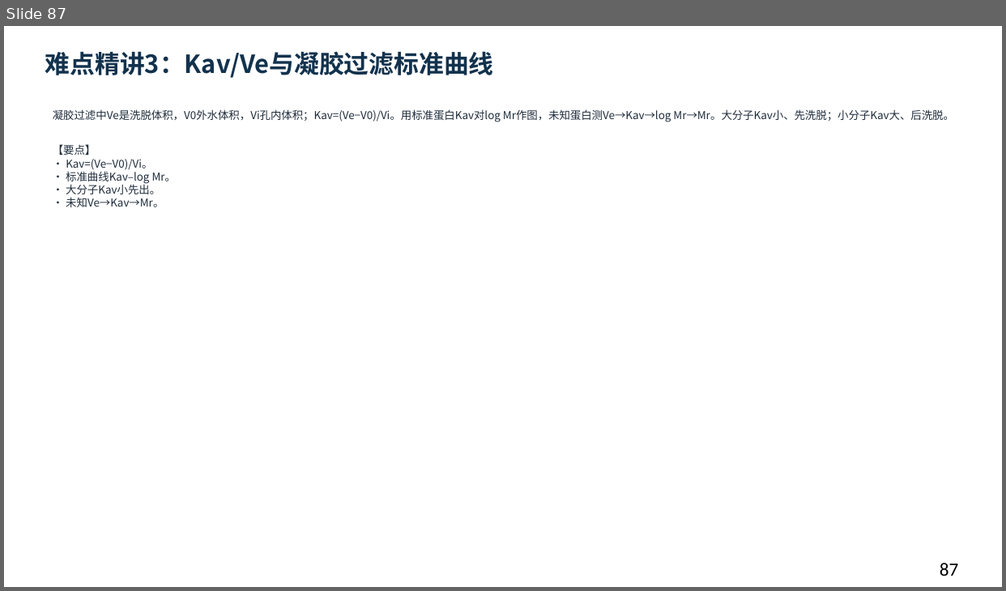
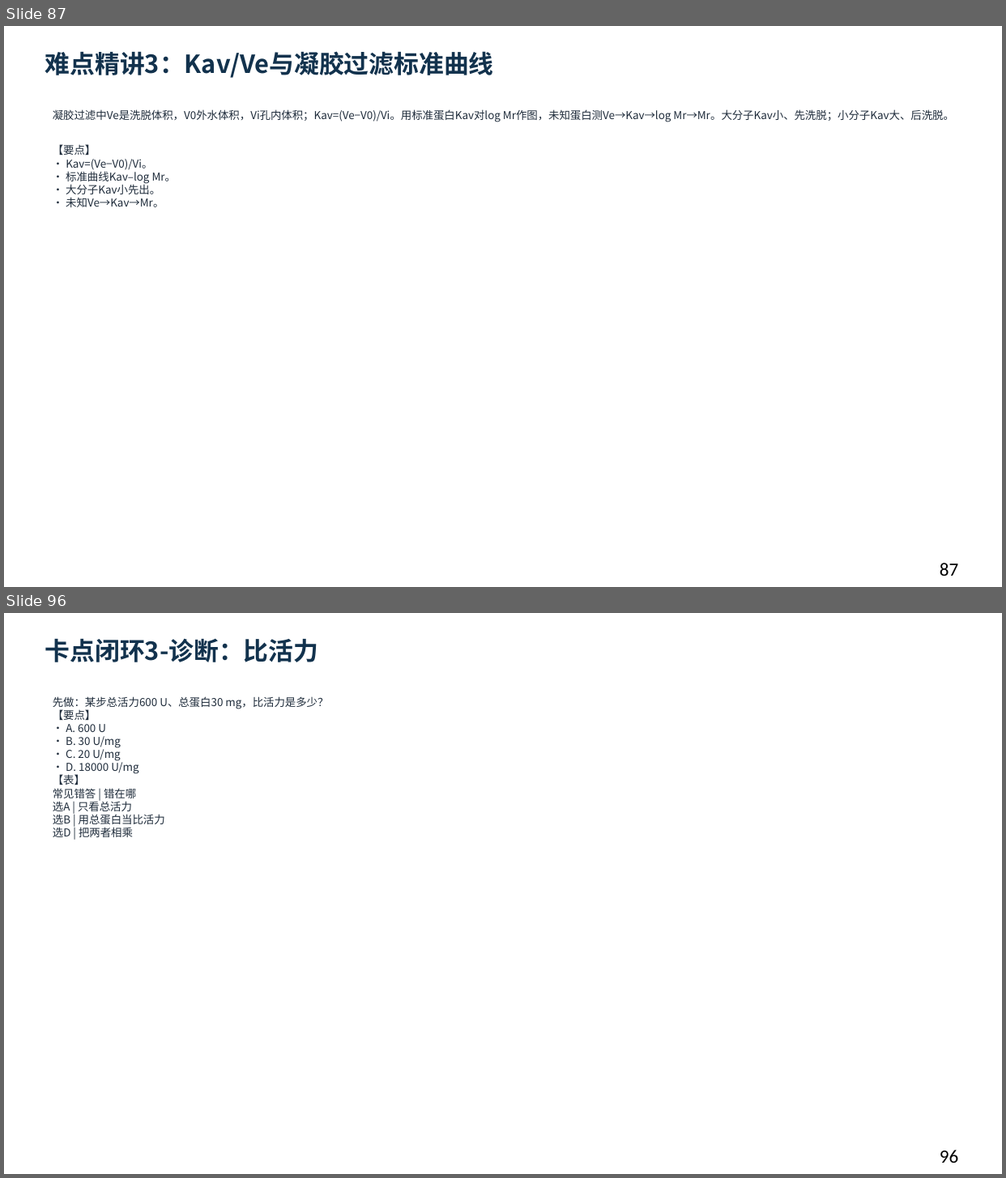
Before and after one commit to newkan-li/Biochemistry, a slide deck: downloads/bc05-ai-style.pptx. Shown one above the other, each under a label of ours: slide 87 before the commit, slides 87 and 96 after it; the slides between them are not shown. The pictures are 1006x591 and 1006x1178 pixels, drawn with LibreOffice and Linux fonts; fonts in the diff are those of the drawing. Boxes give left, top, right and bottom in pixels: in the first picture for what was removed or moved away, otherwise in the second. Text is boxed around its words. In the diff, an @@ line names an element or a change of style, - is before the commit and + after.

```diff
--- a/downloads/bc05-ai-style.pptx
+++ b/downloads/bc05-ai-style.pptx
@@ slide 96 added at bbox=[4, 613, 1002, 1174], background #FFFFFF @@
@@ text added at bbox=[45, 638, 319, 662], 24 pt, text #12324D, bold @@
+卡点闭环3-诊断：比活力
@@ text added at bbox=[53, 696, 328, 837], 10.5 pt, text #202D3C @@
+先做：某步总活力600 U、总蛋白30 mg，比活力是多少？
+【要点】
+• A. 600 U
+• B. 30 U/mg
+• C. 20 U/mg
+• D. 18000 U/mg
+【表】
+常见错答 | 错在哪
+选A | 只看总活力
+选B | 用总蛋白当比活力
+选D | 把两者相乘
@@ text added at bbox=[940, 1150, 958, 1163], 18 pt, text #000000 @@
+96
```
Also in this commit, not shown: 1 slide changed, 11 other slides added, 18 other files.
